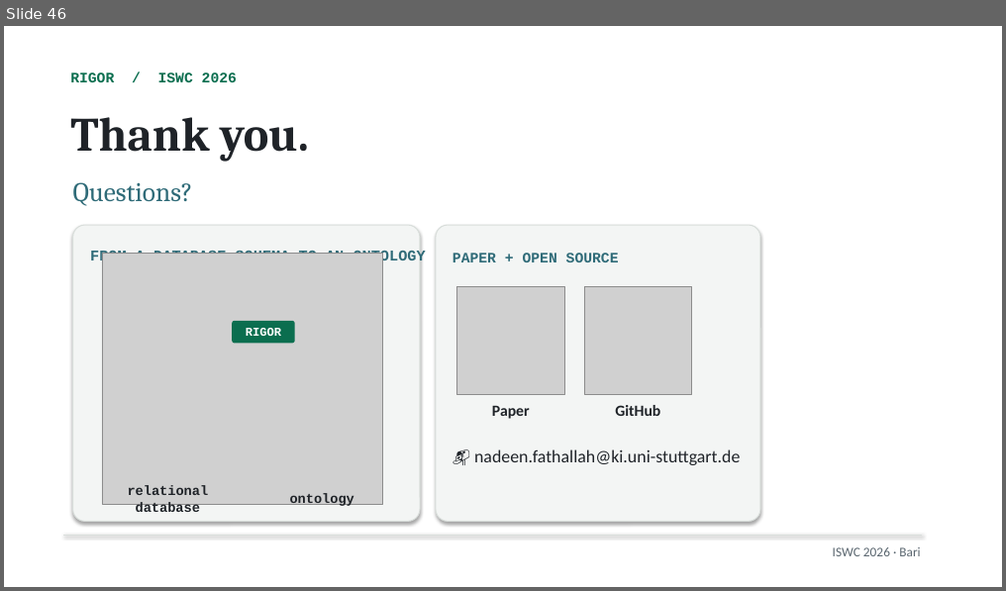
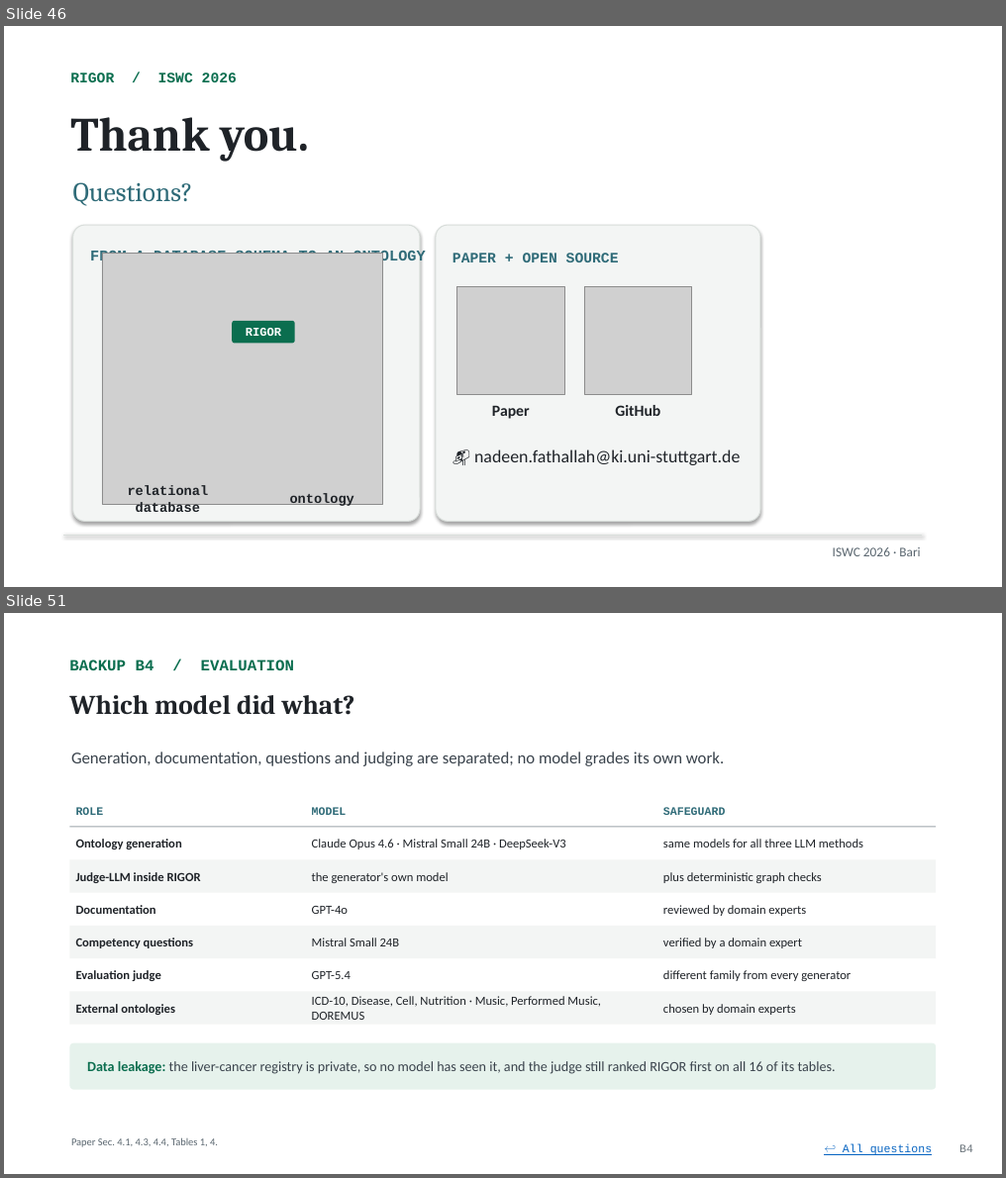
Before and after one commit to NadeenAhmad/rigor_private, a slide deck: presentation/RIGOR_ISWC2026_final.pptx. Shown one above the other, each under a label of ours: slide 46 before the commit, slides 46 and 51 after it; the slides between them are not shown. The pictures are 1006x591 and 1006x1178 pixels, drawn with LibreOffice and Linux fonts; fonts in the diff are those of the drawing; grey boxes stand for pictures. Boxes give left, top, right and bottom in pixels: in the first picture for what was removed or moved away, otherwise in the second. Text is boxed around its words. In the diff, an @@ line names an element or a change of style, - is before the commit and + after.

```diff
--- a/presentation/RIGOR_ISWC2026_final.pptx
+++ b/presentation/RIGOR_ISWC2026_final.pptx
@@ slide 51 added at (x1=4, y1=613, x2=1002, y2=1174), background #FFFFFF @@
@@ text added at (x1=69, y1=660, x2=294, y2=670), 15 pt, text #0B6E4F, bold @@
+BACKUP B4 / EVALUATION
@@ text added at (x1=69, y1=695, x2=355, y2=715), 26 pt, text #1F2328, bold @@
+Which model did what?
@@ text added at (x1=71, y1=752, x2=724, y2=766), 16 pt, text #3A434C @@
+Generation, documentation, questions and judging are separated; no model grades its own work.
@@ text added at (x1=76, y1=807, x2=104, y2=815), 11 pt, text #2F6B78, bold @@
+ROLE
@@ text added at (x1=312, y1=807, x2=347, y2=815), 11 pt, text #2F6B78, bold @@
+MODEL
@@ text added at (x1=663, y1=807, x2=725, y2=815), 11 pt, text #2F6B78, bold @@
+SAFEGUARD
@@ rectangle added at (x1=70, y1=827, x2=936, y2=827), fill #9AA3A9 @@
@@ text added at (x1=76, y1=839, x2=181, y2=850), 12 pt, text #1F2328, bold @@
+Ontology generation
@@ text added at (x1=312, y1=839, x2=566, y2=850), 12 pt, text #1F2328 @@
+Claude Opus 4.6 · Mistral Small 24B · DeepSeek-V3
@@ text added at (x1=663, y1=839, x2=863, y2=848), 12 pt, text #1F2328 @@
+same models for all three LLM methods
@@ rectangle added at (x1=70, y1=861, x2=936, y2=893), fill #F3F5F4 @@
@@ text added at (x1=76, y1=872, x2=201, y2=883), 12 pt, text #1F2328, bold @@
+Judge-LLM inside RIGOR
@@ text added at (x1=312, y1=872, x2=448, y2=883), 12 pt, text #1F2328 @@
+the generator's own model
@@ text added at (x1=663, y1=872, x2=822, y2=883), 12 pt, text #1F2328 @@
+plus deterministic graph checks
@@ text added at (x1=76, y1=905, x2=156, y2=914), 12 pt, text #1F2328, bold @@
+Documentation
@@ text added at (x1=312, y1=906, x2=348, y2=914), 12 pt, text #1F2328 @@
+GPT-4o
@@ text added at (x1=663, y1=905, x2=806, y2=916), 12 pt, text #1F2328 @@
+reviewed by domain experts
@@ rectangle added at (x1=70, y1=926, x2=936, y2=959), fill #F3F5F4 @@
@@ text added at (x1=76, y1=938, x2=194, y2=949), 12 pt, text #1F2328, bold @@
+Competency questions
@@ text added at (x1=312, y1=938, x2=400, y2=947), 12 pt, text #1F2328 @@
+Mistral Small 24B
@@ text added at (x1=663, y1=938, x2=802, y2=949), 12 pt, text #1F2328 @@
+verified by a domain expert
@@ rectangle added at (x1=70, y1=992, x2=936, y2=1025), fill #F3F5F4 @@
@@ text added at (x1=76, y1=970, x2=161, y2=981), 12 pt, text #1F2328, bold @@
+Evaluation judge
@@ text added at (x1=312, y1=971, x2=350, y2=979), 12 pt, text #1F2328 @@
+GPT-5.4
@@ text added at (x1=312, y1=996, x2=601, y2=1020), 12 pt, text #1F2328 @@
+ICD-10, Disease, Cell, Nutrition · Music, Performed Music, DOREMUS
@@ text added at (x1=663, y1=970, x2=850, y2=981), 12 pt, text #1F2328 @@
+different family from every generator
@@ text added at (x1=76, y1=1004, x2=175, y2=1015), 12 pt, text #1F2328, bold @@
+External ontologies
@@ text added at (x1=663, y1=1004, x2=796, y2=1015), 12 pt, text #1F2328 @@
+chosen by domain experts
@@ rounded rectangle added at (x1=70, y1=1044, x2=936, y2=1090), fill #E6F2EC, 13.5 pt, text #3A434C @@
+Data leakage: the liver-cancer registry is private, so no model has seen it, and the judge still ranked RIGOR first on all 16 of its tables.
@@ text added at (x1=71, y1=1138, x2=218, y2=1148), 10 pt, text #5B6770 @@
+Paper Sec. 4.1, 4.3, 4.4, Tables 1, 4.
@@ text added at (x1=843, y1=1145, x2=932, y2=1156), 11 pt, text #0563C1, underline @@
+↩ All questions
@@ text added at (x1=959, y1=1145, x2=973, y2=1153), 11 pt, text #6B747B @@
+B4
```
Also in this commit, not shown: 14 other slides added, 3 other files.
